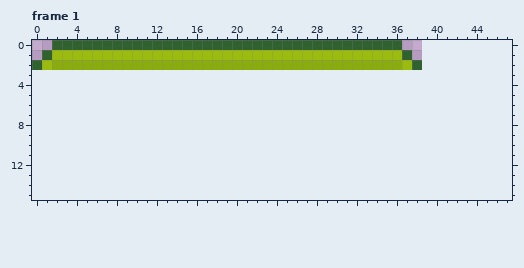
Pixel-art file -- Assets/Sprites/GameObjects/LongPressurePad.aseprite. Above: the version before the commit.
39x13 pixels, 2 frames. Shown: frame 1. The old version is drawn lined up with the new one, on the new canvas. The commit also changed other frames, which this record leaves out.
Now the later version:
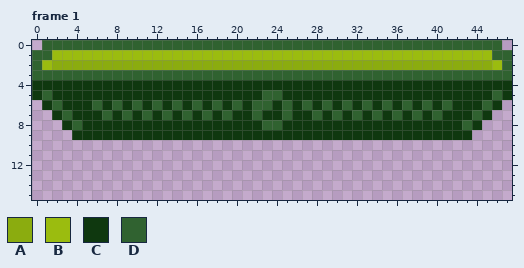
Palette (. is transparent): A #8bac0f  B #9bbc0f  C #0f380f  D #306230
Difference:
canvas 39x13 -> 48x16, the old top-left corner now at 0,-10 (the part of the old canvas that was cut away was empty and is not shown)
Frame 1:
There is now colour A in row 2 at x 39 to 45.
The edit turns colour B into colour A in row 2 at x 37.
The edit turns colour D into colour A in row 2 at x 38.
There is now colour B in row 1 at x 38 to 45; in row 2 at x 46.
The edit turns colour D into colour B in row 1 at x 37.
There is now colour C in row 4 at x 0 to 47; in row 5 at x 0, 2 to 22, 25 to 45 and 47; in row 6 at x 1, 3 to 5, 7, 9, 11, 13, 15, 17, 19, 21, 24, 26, 28, 30, 32, 34, 36, 38, 40, 42 to 44 and 46; in row 7 at x 2, 4 to 6, 8, 10, 12, 14, 16, 18, 20 to 21, 23 to 24, 26 to 27, 29, 31, 33, 35, 37, 39, 41 to 43 and 45; in row 8 at x 3, 5 to 22, 25 to 42 and 44; in row 9 at x 4 to 43.
There is now colour D in row 0 at x 1 and 37 to 46; in row 1 at x 0 and 46 to 47; in row 2 at x 47; in row 3 at x 0 to 47; in row 5 at x 1, 23 to 24 and 46; in row 6 at x 2, 6, 8, 10, 12, 14, 16, 18, 20, 22 to 23, 25, 27, 29, 31, 33, 35, 37, 39, 41 and 45.
There is now colour D in row 7 at x 3, 7, 9, 11, 13, 15, 17, 19, 22, 25, 28, 30, 32, 34, 36, 38, 40 and 44; in row 8 at x 4, 23 to 24 and 43.
